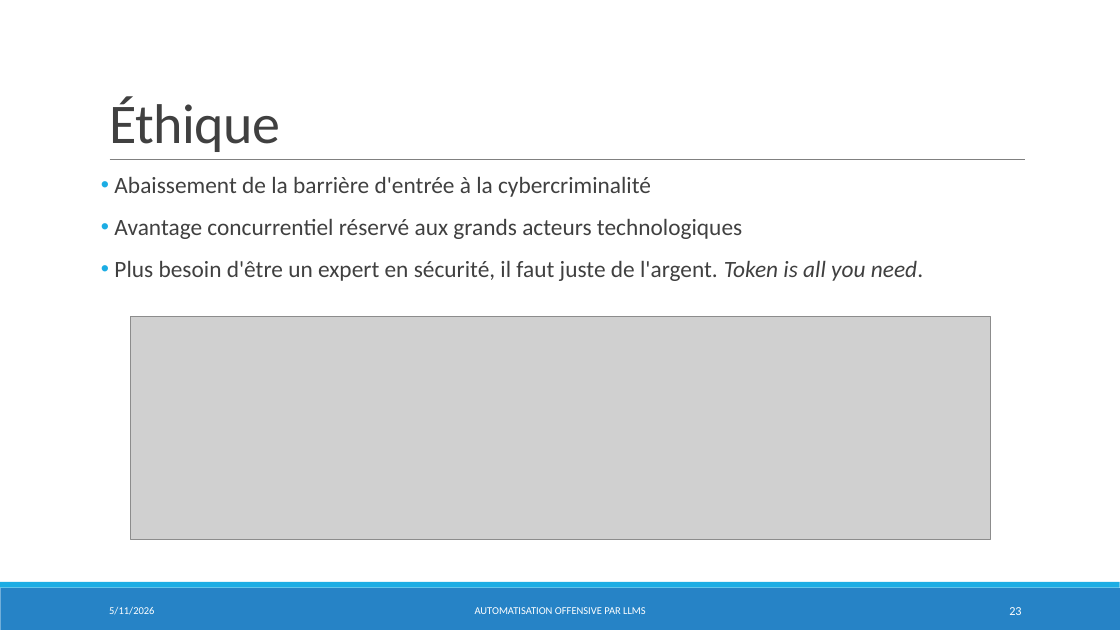
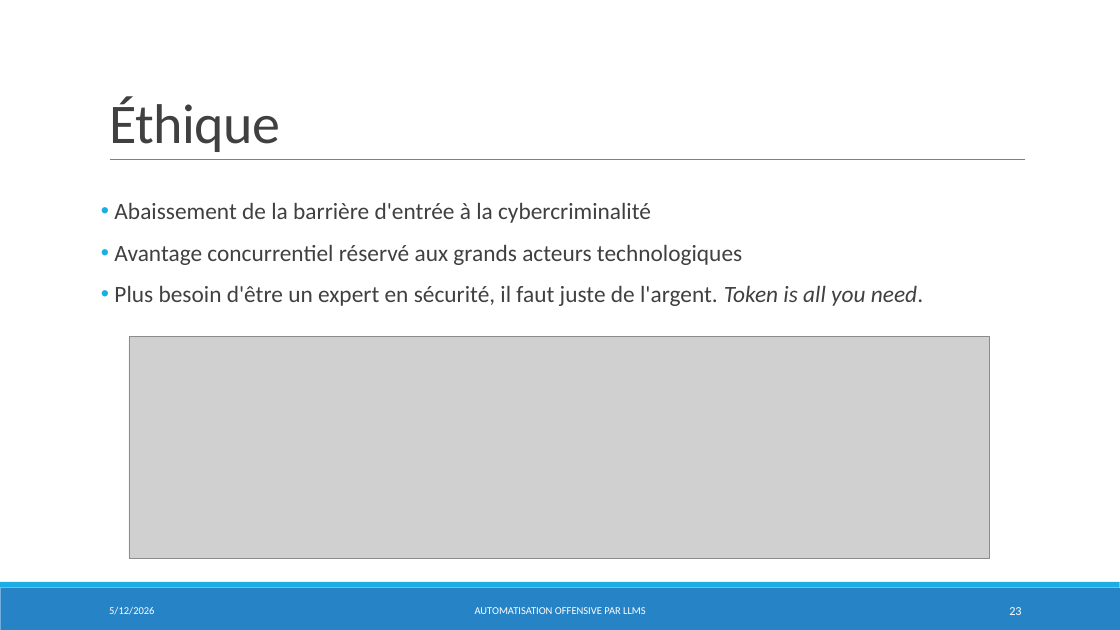
Before and after one commit to dylanramos/sse, a slide deck: slide 23 of SSE.pptx. Drawn at 1120x630 pixels with LibreOffice and Linux fonts; fonts in the diff are those of the drawing; grey boxes stand for pictures. Boxes give left, top, right and bottom in pixels: in the first picture for what was removed or moved away, otherwise in the second. Text is boxed around its words. In the diff, an @@ line names an element or a change of style, - is before the commit and + after.

```diff
--- a/SSE.pptx
+++ b/SSE.pptx
@@ text "Abaissement de la barrière d'entrée ..." moved from (x1=114, y1=177, x2=923, y2=281) to (x1=114, y1=203, x2=923, y2=306) @@
@@ picture moved from (x1=130, y1=317, x2=991, y2=539) to (x1=129, y1=336, x2=990, y2=559) @@
@@ text at (x1=109, y1=607, x2=154, y2=615): text changed @@
-5/11/2026
+5/12/2026
```
Also in this commit, not shown: 16 other slides changed.
